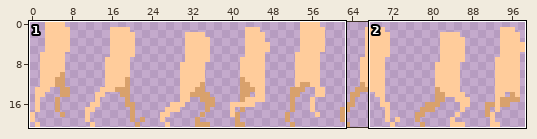
Edited in one commit: sprite sheet (Assets/Images/character creator/body/body-spritesheet.png). Above: a wide view before the commit, with the close-up outlined.
Close-up. First the earlier version:
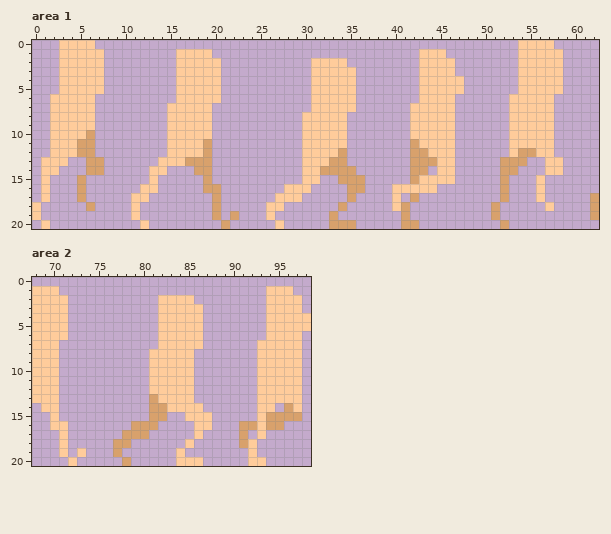
The file is 99x21 pixels. Shown: area 1: x 0..62, y 0..20; area 2: x 68..98, y 0..20.
Once edited:
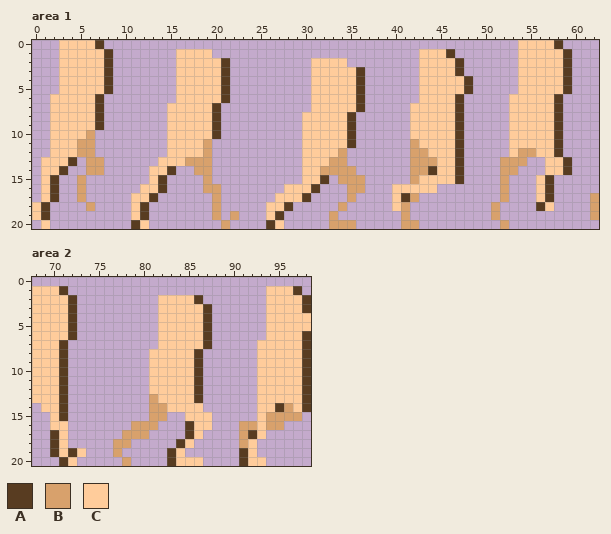
Palette (. is transparent): A #583c21  B #d8a16c  C #ffcc9b
Diff:
Changed rows in their new state; - is an unchanged pixel.
Area 1:
first column x 1:
 0 ------A--------------------------------------------------A-
 1 -------A-------------------------------------A------------A
 2 -------A------------A-------------------------A-----------A
 3 -------A------------A--------------A----------A-----------A
 4 -------A------------A--------------A-----------A----------A
 5 -------A------------A--------------A-----------A----------A
 6 ------A-------------A--------------A----------A----------A-
 7 ------A------------A---------------A----------A----------A-
 8 ------A------------A--------------A-----------A----------A-
 9 ------A------------A--------------A-----------A----------A-
10 -------------------A--------------A-----------A----------A-
11 ----------------------------------A-----------A----------A-
12 ----------------------------------------------A----------A-
13 ---A------------------------------------------A-----------A
14 --A-----------A----------------------------A--A-----------A
15 -A-----------A-----------------A--------------A---------A--
16 -A-----------A----------------A-------------------------A--
17 -A----------A----------------A----------A---------------A--
18 A----------A---------------A---------------------------A---
19 A----------A--------------A--------------------------------
20 ----------A--------------A---------------------------------
Area 2:
first column x 70:
 1 -A-------------------------A-
 2 --A-------------A-----------A
 3 --A--------------A----------A
 4 --A--------------A-----------
 5 --A--------------A-----------
 6 --A--------------A----------A
 7 -A---------------A----------A
 8 -A--------------A-----------A
 9 -A--------------A-----------A
10 -A--------------A-----------A
11 -A--------------A-----------A
12 -A--------------A-----------A
13 -A--------------A-----------A
14 -A-----------------------A--A
15 -A---------------------------
16 ---------------A-------------
17 A--------------A------A------
18 A-------------A--------------
19 A-A----------A-------A-------
20 -A-----------A-------A-------
